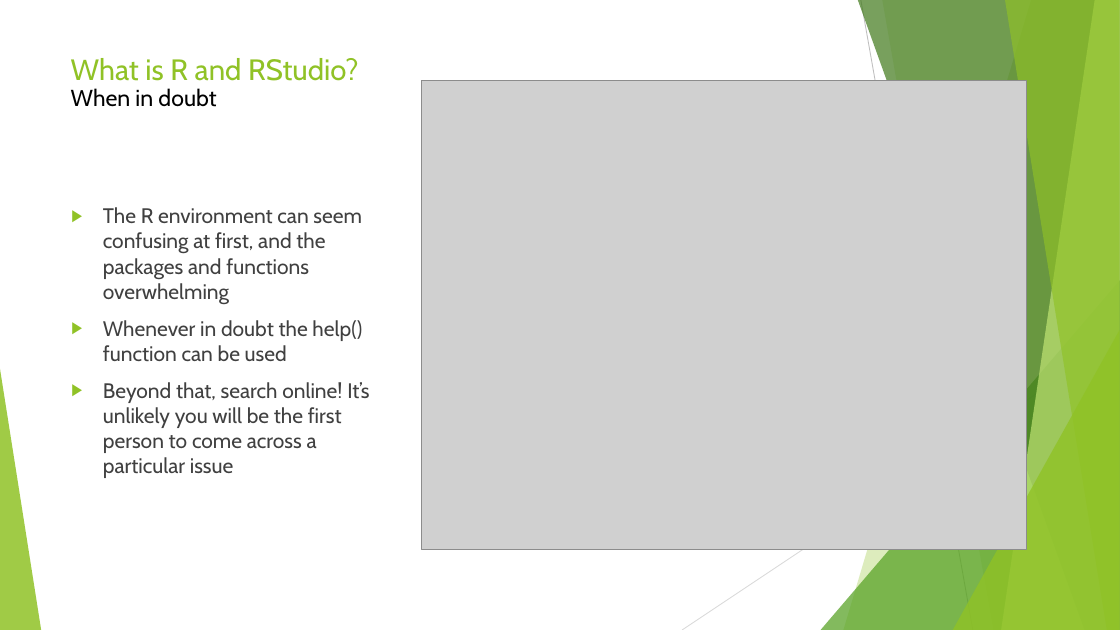
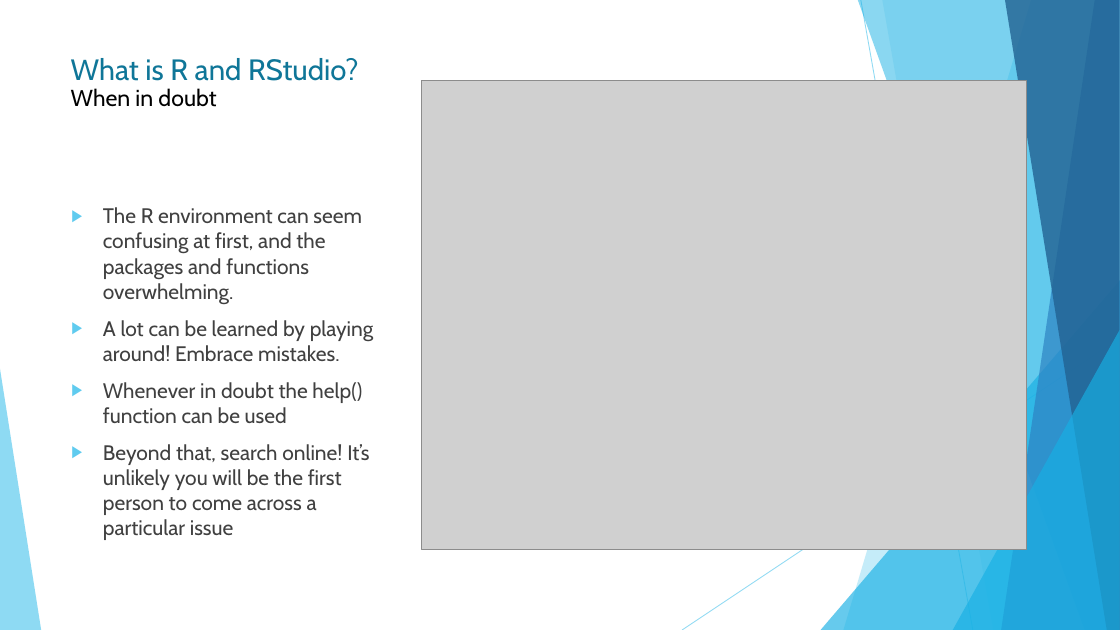
Before and after one commit to DCS-training/IntroToRAndRStudio, a slide deck: slide 8 of 2024/Introduction to R and RStudio.pptx. Drawn at 1120x630 pixels with LibreOffice and Linux fonts; fonts in the diff are those of the drawing; grey boxes stand for pictures. Boxes give left, top, right and bottom in pixels: in the first picture for what was removed or moved away, otherwise in the second. Text is boxed around its words. In the diff, an @@ line names an element or a change of style, - is before the commit and + after.

```diff
--- a/2024/Introduction to R and RStudio.pptx
+++ b/2024/Introduction to R and RStudio.pptx
@@ freeform shape at (844,0,1120,630): fill #90C226 at 30% opacity to #5FCBEF at 36% opacity @@
@@ freeform shape at (858,0,1120,630): fill #3F7819 at 70% opacity to #17B0E4 at 50% opacity @@
@@ line (861, 0) - (973, 630): stroke #BFBFBF 0.75 pt to #5FCBEF 0.75 pt @@
@@ freeform shape at (882,0,1120,630): fill #90C226 at 20% opacity to #5FCBEF at 20% opacity @@
@@ freeform shape at (1002,0,1120,630): fill #C0E474 at 70% opacity to #2E83C3 at 70% opacity @@
@@ freeform shape at (1005,0,1120,630): fill #90C226 at 65% opacity to #226292 at 80% opacity @@
@@ title "What is R and RStudio? ..." at (71,58,358,107): text colour #90C226 to #0F7698 in "What is R and RStudio?" @@
@@ text at (103,207,374,361): text changed @@
-▶ The R environment can seem confusing at first, and the packages and functions overwhelming
+▶ The R environment can seem confusing at first, and the packages and functions overwhelming.
+▶ A lot can be learned by playing around! Embrace mistakes.
@@ triangle at (821,280,1120,630): fill #54A021 at 72% opacity to #17B0E4 at 66% opacity @@
@@ line (1120, 339) - (682, 630): stroke #D9D9D9 0.75 pt to #5FCBEF 0.75 pt @@
@@ triangle at (953,330,1120,630): fill #90C226 at 80% opacity to #17B0E4 at 66% opacity @@
@@ triangle at (0,369,41,630): fill #90C226 at 85% opacity to #5FCBEF at 70% opacity @@
@@ text at (103,382,369,540): bullet colour #90C226 to #5FCBEF @@
```
Also in this commit, not shown: 8 other slides changed, 1 slide added, 1 slide removed.
